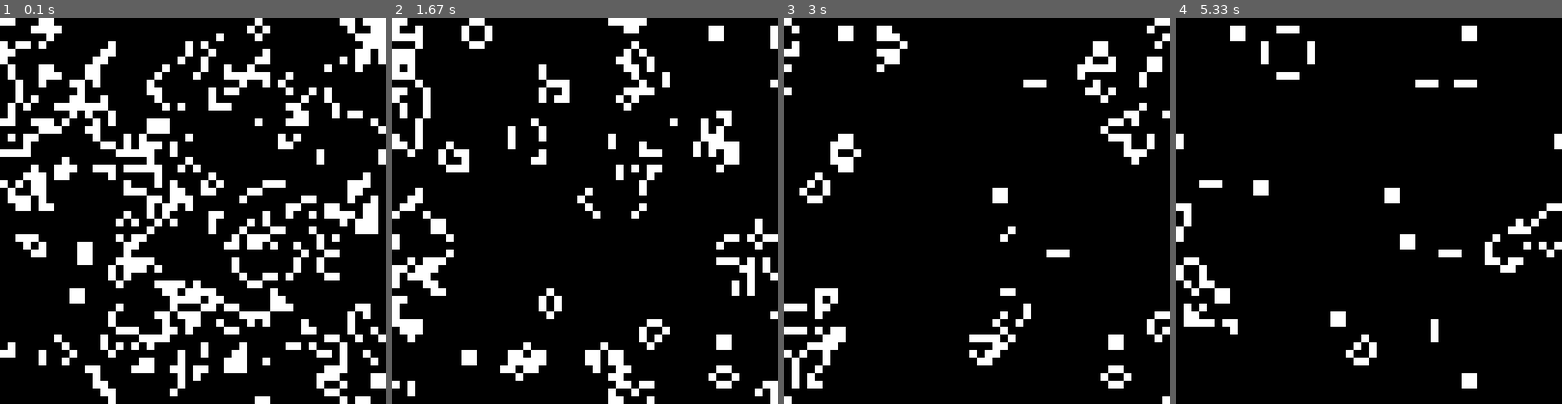
Above: before the commit, frames 1-4 (left to right).
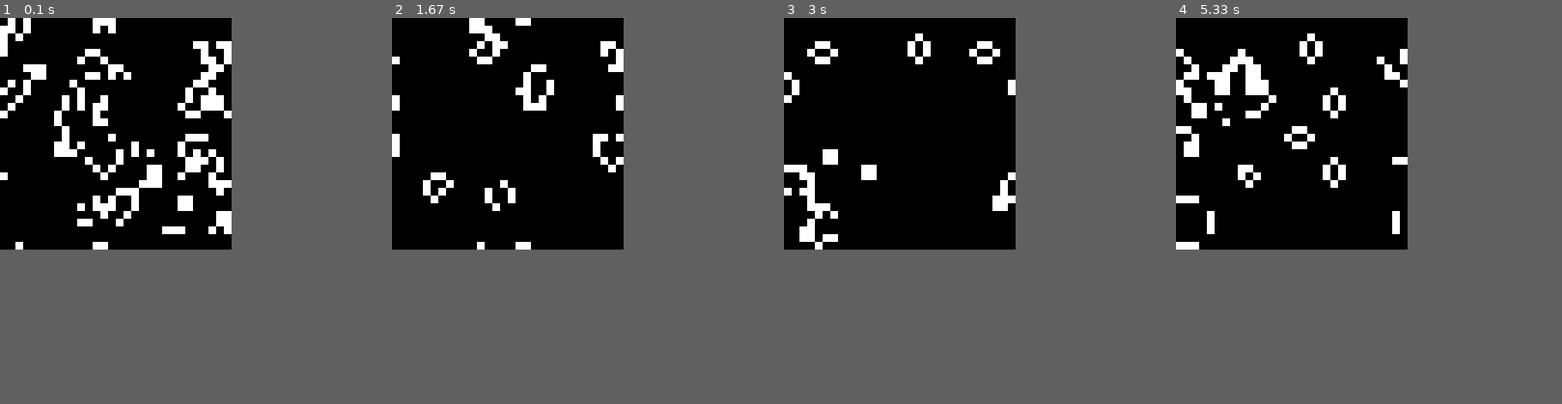
Above: after the commit, the same moments.

Repository: brylka/python_2024_11_23_34
Game: pygame game, started from niedziela_2024_12_15/3_gameoflife.py
The game is run twice, just before and just after one commit, with the same random seed, the same clock (stepped at 60 frames per second) and the same inputs.
Inputs:
- Up to frame 1 (0.1 s): no input
- Up to frame 2 (1.67 s): no input
- Up to frame 3 (3 s): no input
- Up to frame 4 (5.33 s): no input
The window is 500x500 before the commit and 300x300 after it. Grey fills any space a smaller window leaves; there, only what the larger window draws over its background counts as a difference.

The runs differ from the first frame. In frame 1, 23% of the frame differs, in the area x 0-100%, y 0-100%; in frame 2, 13%; in frame 3, 8.8%; in frame 4, 8.6%.

Commit message:
niedziela 15.12.2024

Diff:
--- a/niedziela_2024_12_15/3_gameoflife.py
+++ b/niedziela_2024_12_15/3_gameoflife.py
@@ -3,9 +3,10 @@
 from time import sleep
 
 class GameOfLife:
-    def __init__(self, width, height, cell_size=10):
+    def __init__(self, width=30, height=30, cell_size=10):
         self.width = width
         self.height = height
+        self.cell_size = cell_size
         self.grid = [[random.randint(0,1) for x in range(self.width)] for y in range(self.height)]
         pygame.init()
         self.screen = pygame.display.set_mode((self.width*cell_size, self.height*cell_size))
@@ -50,9 +51,9 @@
         for y in range(self.height):
             for x in range(self.width):
                 if self.grid[y][x] == 1:
-                    pygame.draw.rect(self.screen, (255, 255, 255), (x * 10, y * 10, 10, 10))
+                    pygame.draw.rect(self.screen, (255, 255, 255), (x * self.cell_size, y * self.cell_size, self.cell_size, self.cell_size))
                 else:
-                    pygame.draw.rect(self.screen, (0,0,0), (x * 10, y * 10, 10, 10))
+                    pygame.draw.rect(self.screen, (0,0,0), (x * self.cell_size, y * self.cell_size, self.cell_size, self.cell_size))
         pygame.display.flip()
 
 
@@ -67,5 +68,5 @@
             sleep(1/60)
 
 
-game = GameOfLife(50,50)
+game = GameOfLife()
 game.run()
